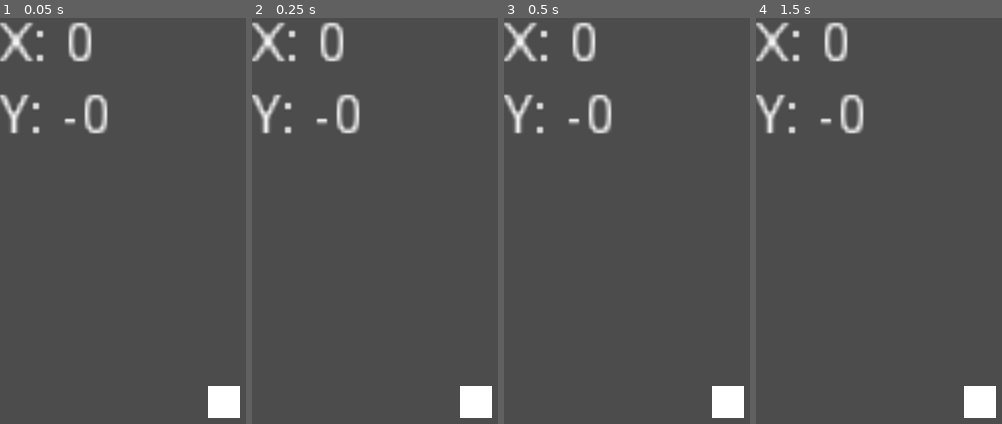
Above: before the commit, frames 1-4 (left to right).
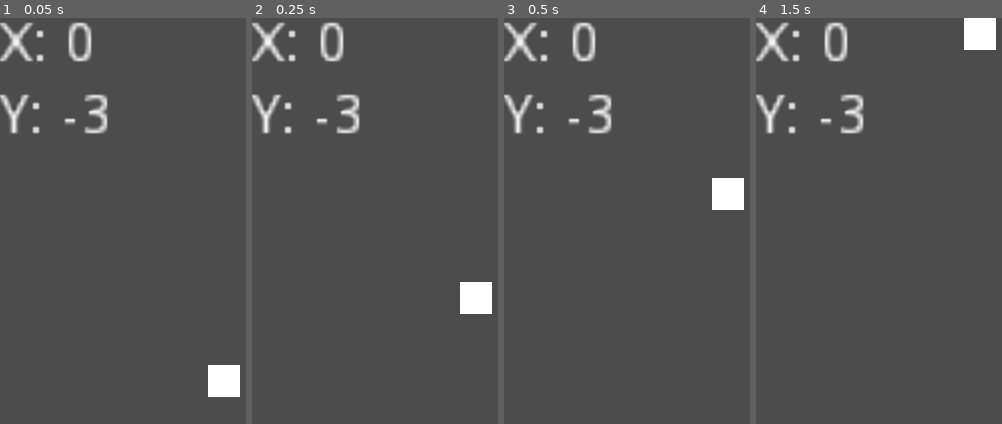
Above: after the commit, the same moments.

Repository: Kiel97/easy-jam-8bits-to-infinity
Game: Godot game, scene res://Game.tscn
The game is run twice, just before and just after one commit, with the same random seed, the same clock (stepped at 60 frames per second) and the same inputs.
Inputs:
- Up to frame 1 (0.05 s): no input
- Up to frame 2 (0.25 s): no input
- Up to frame 3 (0.5 s): no input
- Up to frame 4 (1.5 s): tap Enter at 1.25 s

The runs differ from the first frame. In frame 1, 1.8% of the frame differs, in the area x 34-98%, y 18-99%; in frame 2, 2.5%; in frame 3, 2.5%; in frame 4, 2.5%.

Commit message:
Removed acc margin, implemented accelerator Y axis correction

Diff:
--- a/Game.gd
+++ b/Game.gd
@@ -3,7 +3,7 @@
 const DEBUG_ACC = true
 
 const ACC_ERROR_MARGIN = 0.1
-const AXIS_Y_CORRECTION = -4
+const AXIS_Y_CORRECTION = 3
 
 onready var accXlabel: Label = $CanvasLayer/ACCValues/X
 onready var accYlabel: Label = $CanvasLayer/ACCValues/Y
@@ -14,11 +14,7 @@
 
 func _process(_delta):
 	var acc: Vector3 = Input.get_accelerometer()
-	if (abs(acc.x) < ACC_ERROR_MARGIN):
-		acc.x = 0
-	if (abs(acc.y) < ACC_ERROR_MARGIN):
-		acc.y = 0
 
 	if (DEBUG_ACC):
 		accXlabel.text = "X: " + str(round(acc.x))
-		accYlabel.text = "Y: " + str(round(-acc.y))
+		accYlabel.text = "Y: " + str(round(-(acc.y + AXIS_Y_CORRECTION)))
--- a/Player.gd
+++ b/Player.gd
@@ -1,17 +1,13 @@
 extends KinematicBody2D
 
 const ACC_ERROR_MARGIN = 0.1
-const AXIS_Y_CORRECTION = -4
+const AXIS_Y_CORRECTION = 3
 
 var velocity
 
 func _process(_delta):
 	var acc: Vector3 = Input.get_accelerometer()
-	if (abs(acc.x) < ACC_ERROR_MARGIN):
-		acc.x = 0
-	if (abs(acc.y) < ACC_ERROR_MARGIN):
-		acc.y = 0
 
-	velocity = Vector2(round(acc.x), round(-acc.y))
+	velocity = Vector2(round(acc.x), round(-(acc.y+AXIS_Y_CORRECTION)))
 
 	velocity = move_and_collide(velocity.normalized() * sqrt(3))
